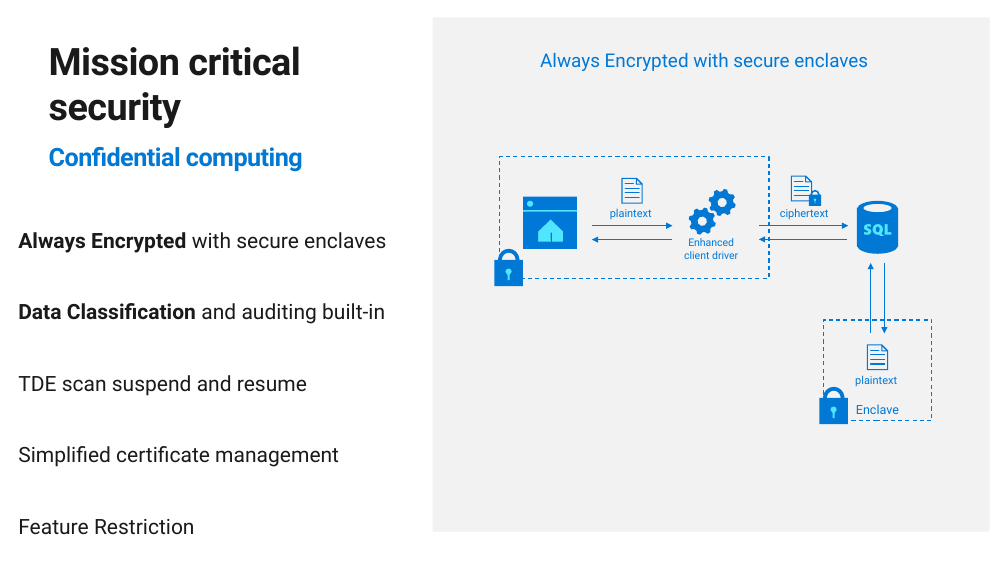
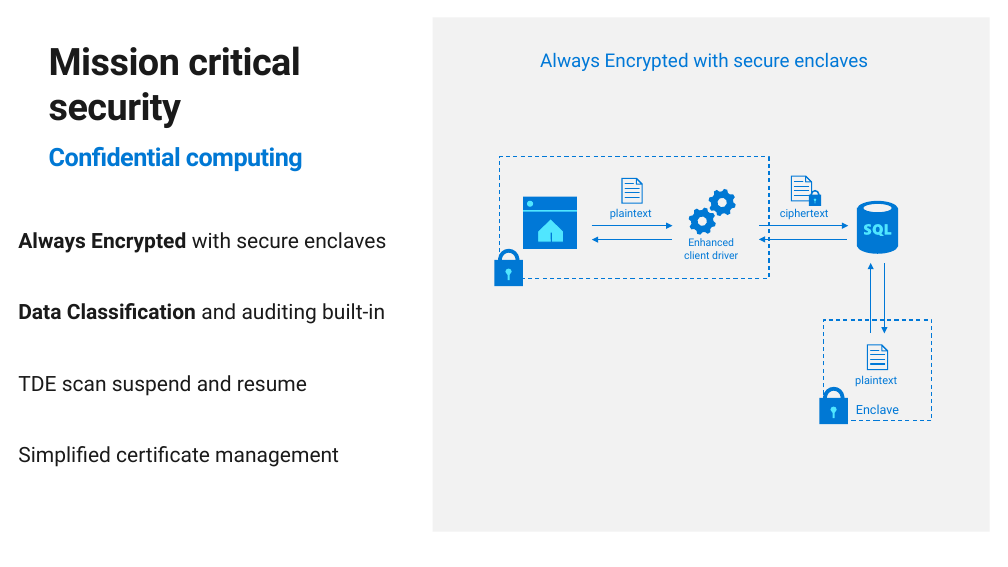
Before and after one commit to microsoft/sqlworkshops, a slide deck: slide 9 of SQLGroundToCloud/slides/SQL Server 2019 Modern Data Platform.pptx. Drawn at 1008x567 pixels with LibreOffice and Linux fonts; fonts in the diff are those of the drawing; background and template pictures are left out. Boxes give left, top, right and bottom in pixels: in the first picture for what was removed or moved away, otherwise in the second. Text is boxed around its words. In the diff, an @@ line names an element or a change of style, - is before the commit and + after.

```diff
--- a/SQLGroundToCloud/slides/SQL Server 2019 Modern Data Platform.pptx
+++ b/SQLGroundToCloud/slides/SQL Server 2019 Modern Data Platform.pptx
@@ text at [18,519,195,535]: paragraph removed @@
-Feature Restriction
```
Also in this commit, not shown: 1 other slide changed.
